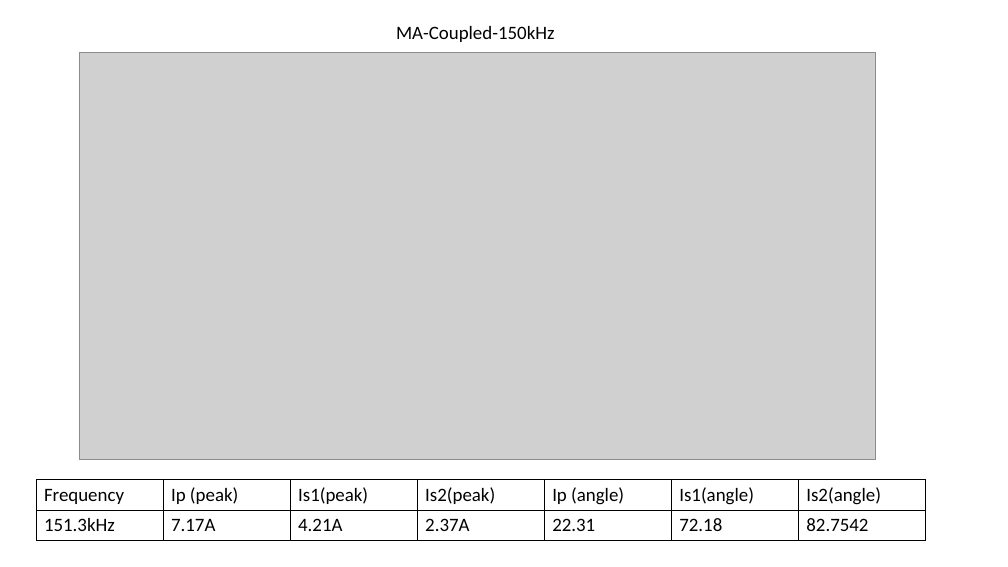
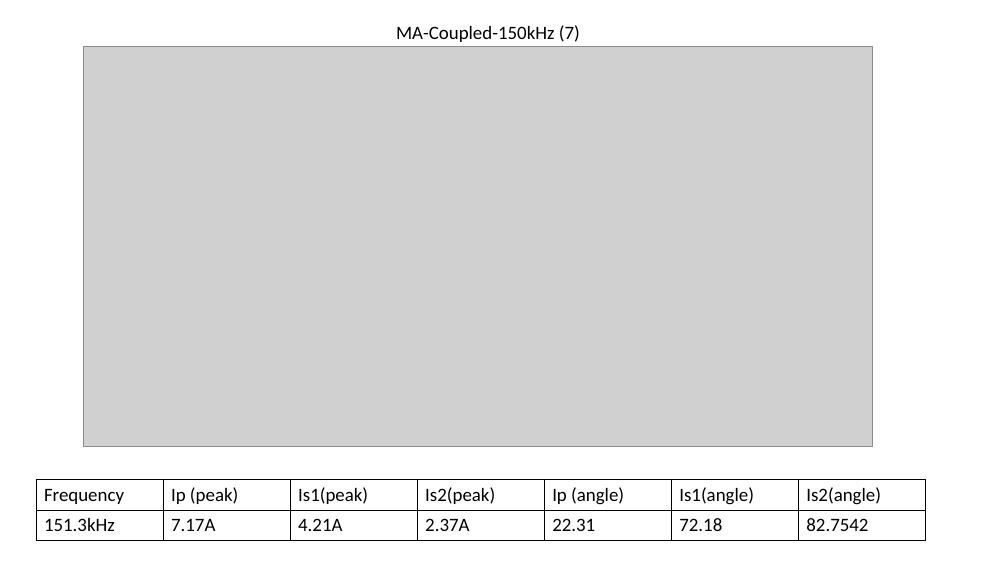
Before and after one commit to EnesAyaz/Studies, a slide deck: slide 11 of Reports/WPT/Test-Data.pptx. Drawn at 1008x567 pixels with LibreOffice and Linux fonts; fonts in the diff are those of the drawing; grey boxes stand for pictures. Boxes give left, top, right and bottom in pixels: in the first picture for what was removed or moved away, otherwise in the second. Text is boxed around its words. In the diff, an @@ line names an element or a change of style, - is before the commit and + after.

```diff
--- a/Reports/WPT/Test-Data.pptx
+++ b/Reports/WPT/Test-Data.pptx
@@ text at bbox=[396, 25, 580, 42]: text changed @@
-MA-Coupled-150kHz
+MA-Coupled-150kHz (7)
@@ picture: place and size @@
-picture at bbox=[79, 52, 876, 459]
+picture at bbox=[84, 47, 873, 446]
```
Also in this commit, not shown: 7 other slides changed, 11 slides added, 1 slide removed, 12 other files.
